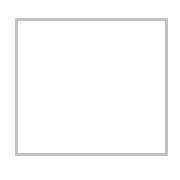
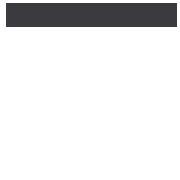
The second (180, 180) image is a revision of the first. Changes to its layers:
added layer "Layer 3" above "Layer 2" over [6, 3, 177, 27]
hid "Layer 2" over [15, 18, 168, 156]
